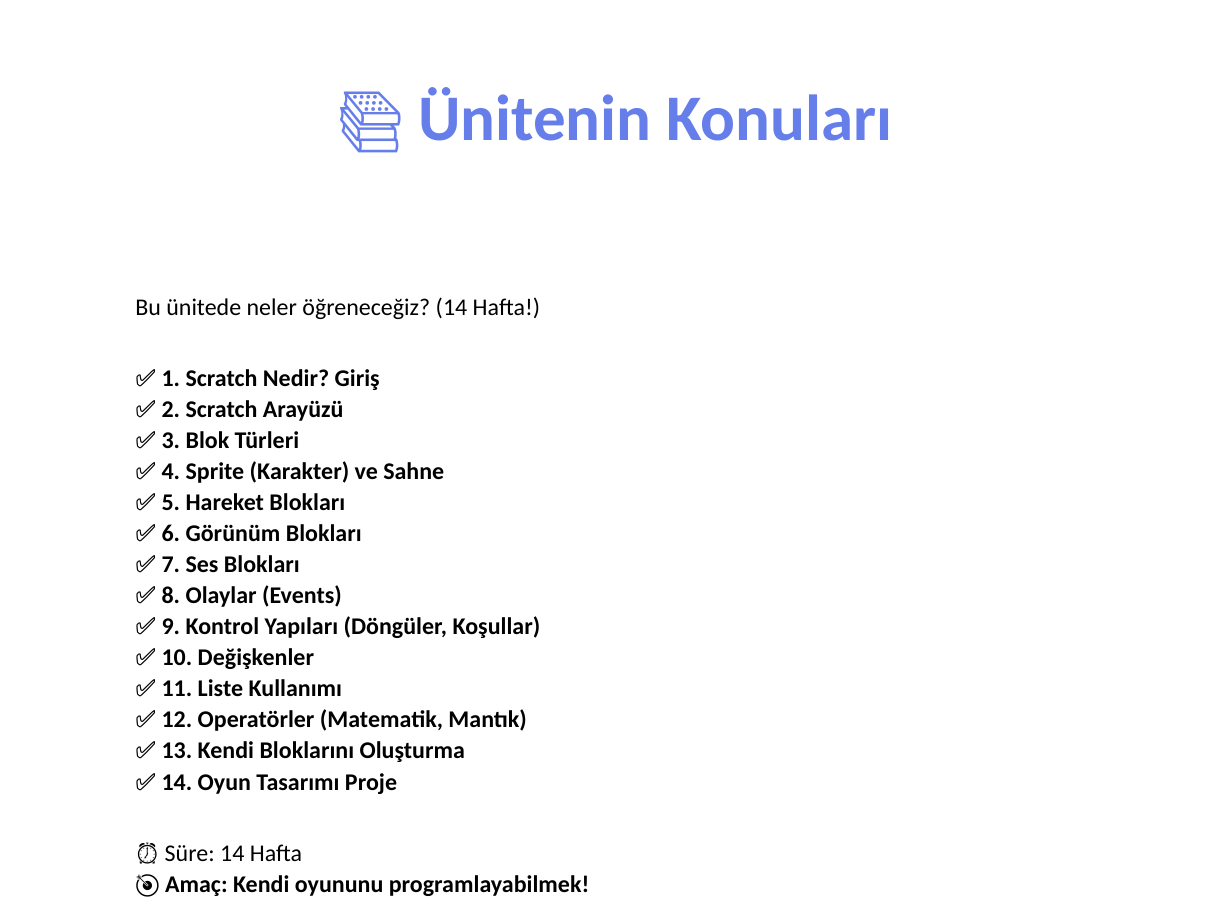
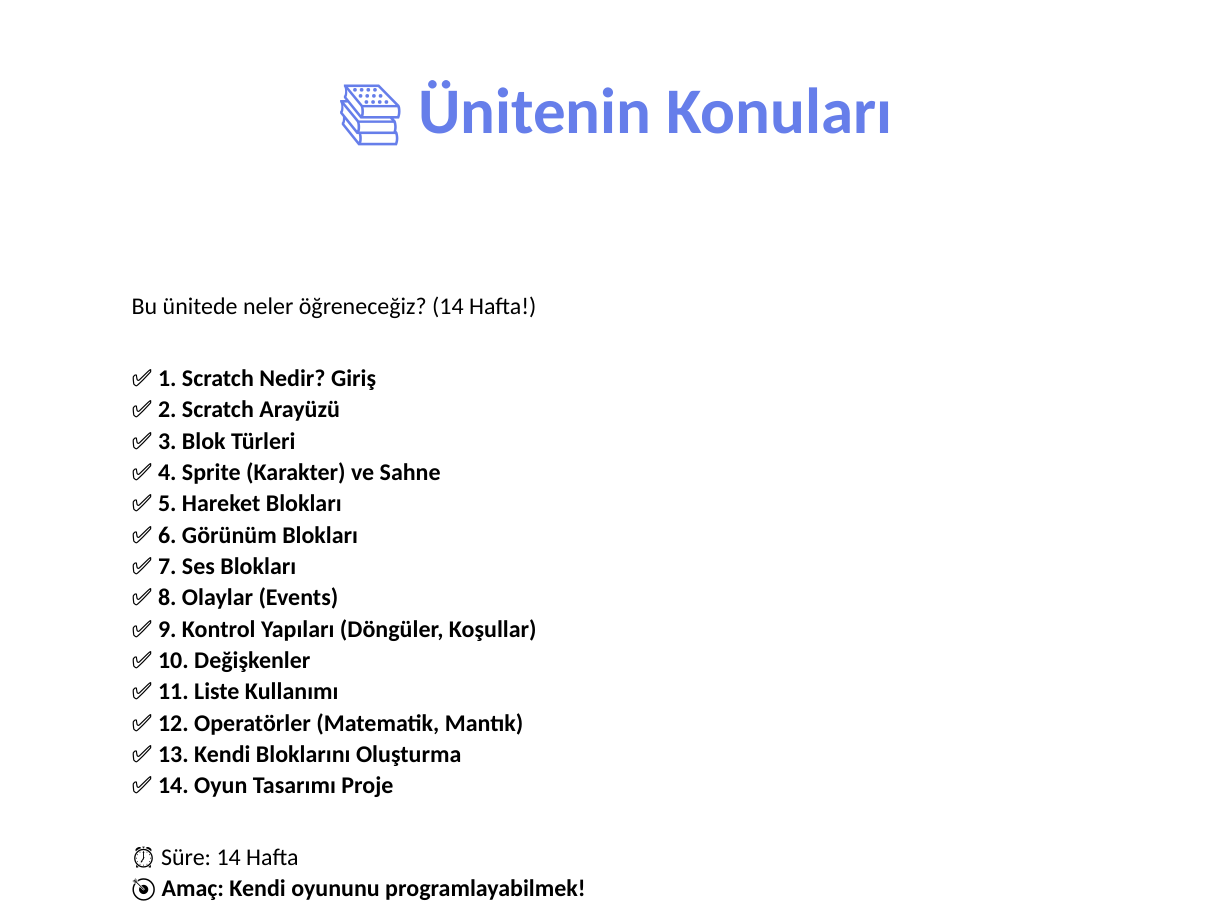
Before and after one commit to fikirkasi-arch/BST, a slide deck: slide 97 of sunumlar/5-SINIF-FULL-SUNUM-DETAYLI.pptx. Drawn at 1232x924 pixels with LibreOffice and Linux fonts; fonts in the diff are those of the drawing. Boxes give left, top, right and bottom in pixels: in the first picture for what was removed or moved away, otherwise in the second. Text is boxed around its words. In the diff, an @@ line names an element or a change of style, - is before the commit and + after.

```diff
--- a/sunumlar/5-SINIF-FULL-SUNUM-DETAYLI.pptx
+++ b/sunumlar/5-SINIF-FULL-SUNUM-DETAYLI.pptx
@@ title "📚 Ünitenin Konuları" at [418,80,892,134]: line spacing 1 to 0.85; more space between paragraphs @@
@@ text "Bu ünitede neler öğreneceğiz? (14 ..." at [132,296,537,865]: line spacing 0.9 to 0.85; more space between paragraphs @@
```
Also in this commit, not shown: 122 other slides changed, 16 other files.
